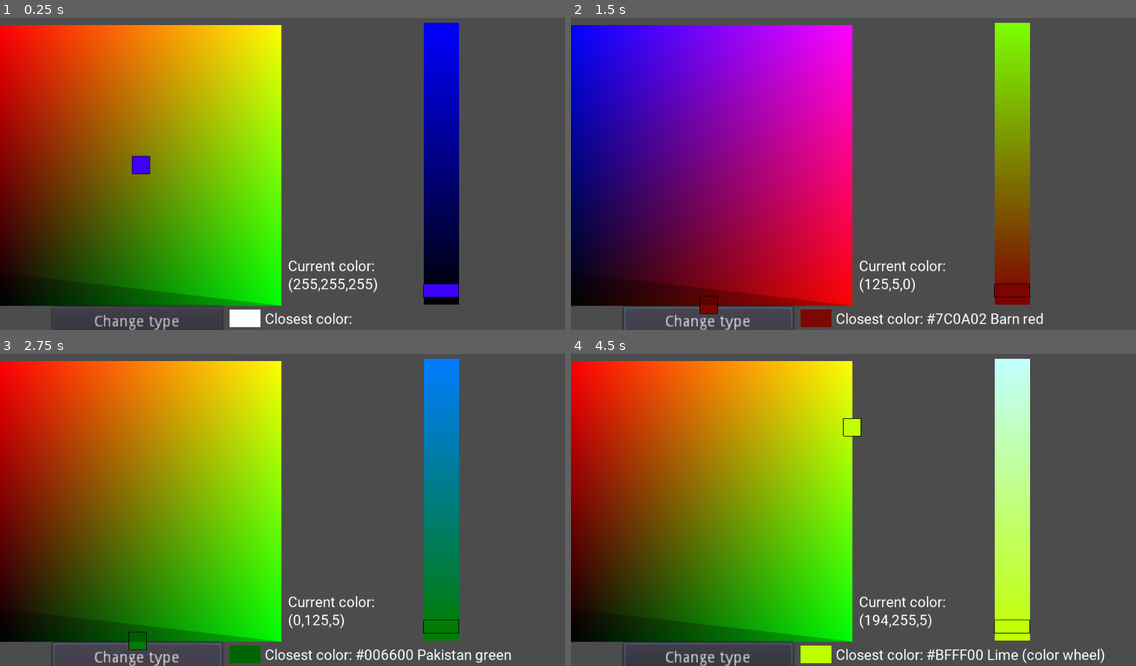
Above: before the commit, frames 1-4 (two rows, left to right).
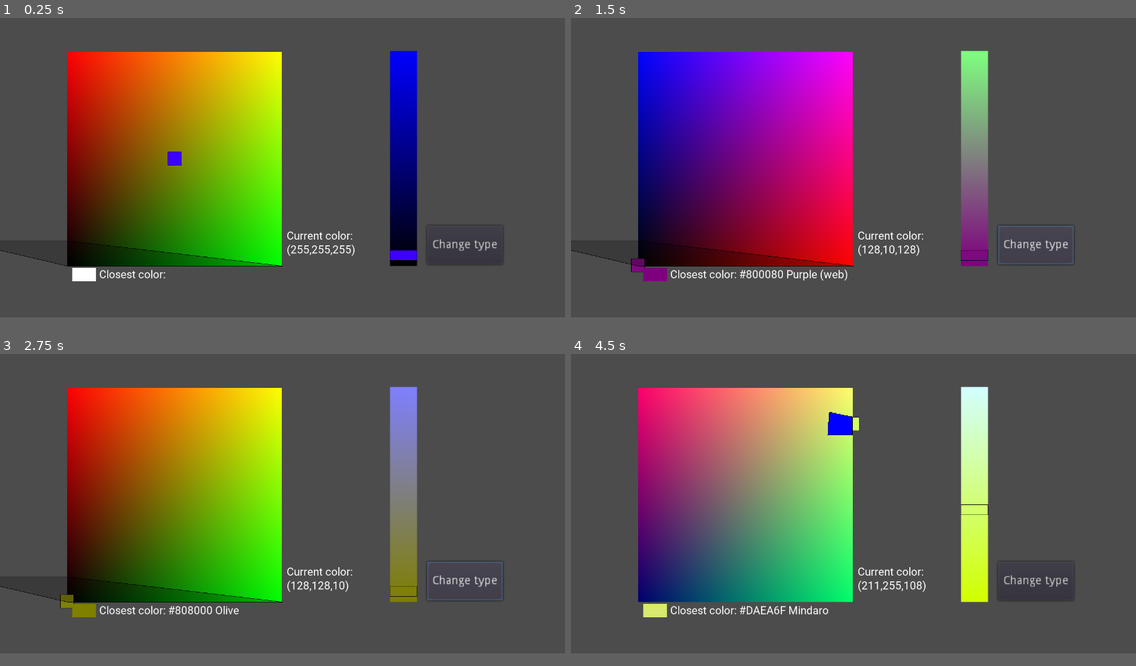
Above: after the commit, the same moments.

Repository: AntonBogun/Fancy-Color-Picker
Game: Godot game, scene res://Bruh.tscn
Two runs of this game, one before a commit and one after it. Both use one fixed random seed, a clock stepped at 60 frames per second and the inputs below. The engine's default icon, where the game draws it, is replaced by a stand-in: a white triangle on a blue panel in a dark square.
Inputs (mouse positions are in pixels of both pictures, inside the frame that each line leads up to):
- Up to frame 1 (0.25 s): no input
- Up to frame 2 (1.5 s): click "Change type" at 0.5 s; click "Change type" at 1.25 s
- Up to frame 3 (2.75 s): click "Change type" at 2 s
- Up to frame 4 (4.5 s): tap Enter at 2.75, 4.25 s; move the mouse to (977, 485) at 2.77 s; press the mouse at (977, 485) at 2.78 s; tap Space at 3.5 s; move the mouse to (740, 516) at 3.52 s; release the mouse at (740, 516) at 3.53 s; click (740, 516) at 3.6 s; move the mouse to (910, 428) at 4.27 s; press the mouse at (910, 428) at 4.28 s
In our replay, the window is 800x468 before the commit and 800x450 after it. These sizes can differ from the game's own. Grey fills any space a smaller window leaves; there, only what the larger window draws over its background counts as a difference.

The runs differ from the first frame. In frame 1, 47% of the frame differs, in the area x 0-89%, y 1-100%; in frame 2, 48%; in frame 3, 48%; in frame 4, 56%, in the area x 0-95%, y 1-100%.

Commit message:
Learning about Threads

Diff:
--- a/2dcolor.gd
+++ b/2dcolor.gd
@@ -54,23 +54,11 @@
 #pos2=max,max
 #(bottom left, top right in cartesian; in bad computer scale top left, bottom right
 func ifinbox(pos, pos1, pos2):
-	return (pos2.x>=pos.x && pos.x>=pos1.x && pos2.y>=pos.y && pos.y>=pos1.y);
+	return (pos2.x>=pos.x && pos.x>=pos1.x && pos2.y>=pos.y && pos.y>=pos1.y)
 func forceinbox(pos,pos1,pos2):
 	return Vector2(min(max(pos.x,pos1.x),pos2.x),min(max(pos.y,pos1.y),pos2.y))
 
-func colorsize(pos,size,args):
-	var colorif = funcref(self,"colorif")
-	return influence.forinbox(pos,size,colorif,args)
 
-func colorif(pos,args):
-	var _slider = args[0]
-	var prevname=args[1]
-	#var type = args[2]
-	#colorarray = smh and search for change, then add and shit and yeah
-	var iff=colr.ColorClosestSearch(pos.x,pos.y,_slider)==prevname
-	var inbox=ifinbox(Vector2(int(pos.x),int(pos.y)),Vector2(),Vector2(255,255))
-	#bruh
-	return inbox and iff
 
 
 
@@ -88,6 +76,9 @@
 var prevmouse=Vector2()
 var mouseraw=Vector2()
 var mousepos=Vector2()
+
+func ToInt(flot):
+	return int(round(flot))
 
 func _process(_delta):
 	i-=int(i>0)
@@ -154,9 +145,9 @@
 			r=b
 			b=g
 			g=_r
-		r=floor(r)
-		g=floor(g)
-		b=floor(b)
+		r=round(r)
+		g=round(g)
+		b=round(b)
 		#move the color picker+set color+ display current closest color
 		$Colorpick.position=Vector2(mousepos.x,255-mousepos.y)-Vector2(128,128)
 		$Colorpick.color=Color(r/255,g/255,b/255,1)
@@ -171,51 +162,28 @@
 		$VSlider.material.set_shader_param("gre",g)
 		$VSlider.material.set_shader_param("blu",b)
 
-		if(i==0 && msif &&Input.is_action_pressed("mouse_left"))and false:
-			$Polygon2D.test()
 
 
 
-#		if(i==0 && ok &&Input.is_action_pressed("mouse_left")):
-#			i=10
-#			var x=int(mousepos.y)
-#			var y=int(mousepos.x)
-#
-#			var name =colr.colorclosestsearch(x,y,slider)
-#			var colorsize = funcref(self,"colorsize")
-#			var arr=[]
-#			var col_i=0.0
-#
-#			for _col_i in 2:
-#
-#				col_i=float(pow(3,2-_col_i))
-#				arr = influence.new(Vector2(x,y),col_i,colorsize,[slider,name])
-#
-#				if arr[0]==null:
-#					pass
-#				else:
-#					break
-#
-#			while col_i>2:
-#				arr=influence.expand(arr,colorsize,col_i,[slider,name])
-#				if col_i>4:
-#					arr=influence.divid(arr,col_i)
-#				col_i=col_i/3
-#			$Polygon2D.color=colr.ColorNameToColor(name)
-#			$Polygon2D.polygon=arr
+		if(i==0 && msif &&Input.is_action_pressed("mouse_left")):
+			i=30
+			var _x=round(r)
+			var _y=round(g)
+			var _slider=round(b)
+			var name = colr.ColorClosestSearch(_x,_y,_slider)
+			var arr=colr.ColorInfluence(Vector2(_x,_y),_slider)
+			$Polygon2D.color=Color(0,0,1,1)#colr.ColorNameToColor(name)
+#			var _arr =[]
+#			for n in floor(arr.size()/2):
+#				_arr.append(arr[n])
+#			print(_arr)
+#			_arr.clear()
+#			for n in ceil(arr.size()/2):
+#				_arr.append(arr[n+floor(arr.size()/2)])
+			print(arr)
+#			_arr.clear()
+			for pos in arr.size():
 
-#
-#				pass
-			#-1.do when Slider or type changed value
-			#0. repeat 1-4 for every 32 pixels
-			#1.Find color at point
-			#2.new() until size=1
-			#3.loop divid(3n)>expand(n) until n=1
-			#4.outline() and neatify()
-			#5.use fail revenge system to do 3 (without divid, and starting at 1) and 4 for all fails
-
-
-
-
-
+				arr[pos]=Vector2(arr[pos].y,arr[pos].x)
+			$Polygon2D.polygon=arr
 	#print(OS.get_ticks_usec()) #how to get time passed
--- a/Bruh.tscn
+++ b/Bruh.tscn
@@ -9,6 +9,7 @@
 [ext_resource path="res://Fonts/Roboto/ControlsRoboto.tres" type="DynamicFont" id=7]
 [ext_resource path="res://testloldeletelater.gd" type="Script" id=8]
 [ext_resource path="res://icon.png" type="Texture" id=9]
+[ext_resource path="res://ColorInfluence.gd" type="Script" id=10]
 
 [sub_resource type="ShaderMaterial" id=1]
 
@@ -53,10 +54,10 @@
 
 [node name="Button" type="Button" parent="Camera2D/HUE"]
 material = SubResource( 1 )
-margin_left = -79.5
-margin_top = 128.5
-margin_right = 73.5
-margin_bottom = 156.5
+margin_left = 300.0
+margin_top = 80.0
+margin_right = 390.0
+margin_bottom = 126.0
 text = "Change type"
 __meta__ = {
 "_edit_use_anchors_": false
@@ -65,9 +66,9 @@
 [node name="VSlider" type="VSlider" parent="Camera2D/HUE"]
 material = ExtResource( 4 )
 margin_left = 256.0
-margin_top = -128.667
+margin_top = -128.0
 margin_right = 272.0
-margin_bottom = 127.333
+margin_bottom = 128.0
 rect_scale = Vector2( 2, 1 )
 max_value = 255.0
 value = 5.0
@@ -90,10 +91,10 @@
 Width = 1.0
 
 [node name="ClosestColorLabel" type="RichTextLabel" parent="Camera2D/HUE"]
-margin_left = 111.919
-margin_top = 132.027
-margin_right = 709.919
-margin_bottom = 170.027
+margin_left = -90.0
+margin_top = 130.0
+margin_right = 868.0
+margin_bottom = 168.0
 rect_scale = Vector2( 0.5, 0.5 )
 custom_fonts/normal_font = ExtResource( 7 )
 text = "Closest color:"
@@ -115,7 +116,7 @@
 }
 
 [node name="ColorShow" type="Polygon2D" parent="Camera2D/HUE"]
-position = Vector2( 111.919, 131.73 )
+position = Vector2( -90, 130 )
 scale = Vector2( 0.5, 0.5 )
 polygon = PoolVector2Array( -8, 0, -64, 0, -64, 32, -8, 32 )
 
@@ -124,6 +125,7 @@
 scale = Vector2( 1, -1 )
 color = Color( 0, 0, 0, 0.239216 )
 polygon = PoolVector2Array( 0, 0, 256, 0, 0, 30, -128, 30 )
+script = ExtResource( 10 )
 
 [node name="Sprite" type="Sprite" parent="Camera2D/HUE"]
 material = SubResource( 3 )
--- a/COLOR.gd
+++ b/COLOR.gd
@@ -599,55 +599,6 @@
 func ___COLOR_FUNCTIONS___():
 	return true
 
-
-
-func StringInvert(string):
-	#honestly idk why this isnt a built in func but its not
-	var s=str(string)
-	var temp = "a"
-	var l = s.length()-1
-	for i in range(floor(s.length()/2)):
-		temp=string[i]
-		string[i]=string[l]
-		string[l]=temp
-		l-=1
-	return string
-
-
-
-func HexToInt (hx):
-	#self explanatory
-	var hex=str(hx).to_upper()
-	var final = 0
-	for i in hex.length():
-		var ch=ord(hex[hex.length()-1-i])
-
-		#48-58 = 0-9
-		#65-70 = A-F = 10-15
-		final+=((ch-48)*int(ch<58)+(ch-55)*int(ch>64))*pow(16,i)
-	return final
-
-
-
-func IntToHex(i):
-	#also self explanatory
-	var _i=float(i)
-	var step=0
-	var hex=""
-	while i>1:
-		_i=_i/16
-		if _i<1:
-			var k =pow(16,step)
-			var n=int(floor(float(i)/k))
-			i-=n*k
-			_i=float(i)
-			hex+=char(n+48+7*int(n>9))
-			step=0
-			continue
-		step+=1
-	return hex
-
-
 func ColorNameToColor(C):
 	if C.length()>7:
 		C=C[1]+C[2]+C[3]+C[4]+C[5]+C[6]
@@ -677,51 +628,22 @@
 	var pos = Vector3(HexToInt(hx[1]+hx[2]),HexToInt(hx[3]+hx[4]),HexToInt(hx[5]+hx[6]))
 	return pos
 
-func ClosestColorSearch(r,g,b):
-	#yes, that did happen
-	return ColorClosestSearch(r,g,b)
-
 class sort:
 	static func sort_dist(a,b):
 		if a[1]<b[1]:
 			return true
 		return false
 
-
-#explanatory
-func DistToBox(pos,pos1,pos2):
-	var x = max(max(pos1.x-pos.x,pos.x-pos2.x),0)
-	var y = max(max(pos1.y-pos.y,pos.y-pos2.y),0)
-	var z = max(max(pos1.z-pos.z,pos.z-pos2.z),0)
-	return pow(x,2)+pow(y,2)+pow(z,2)
-
-
-#create array of cube of sectors with hole specificed by delete
-#include dist to sector
-func ColorSearchBoxMaker(center,color,size,delete):
-	var r=color[0]
-	var g=color[1]
-	var b=color[2]
-	var sectors=[]
-	for i1 in range(center.x-size,center.x+size):
-		if (0>i1 or i1>7):
-			continue
-		for i2 in range(center.y-size,center.y+size):
-			if (0>i2 or i2>7):
-				continue
-			for i3 in range(center.z-size,center.z+size):
-				var cvoid=!(i1>delete or i1<-delete) and !(i2>delete or i2<-delete) and !(i3>delete or i3<-delete)
-				if (0>i3 or i3>7)or cvoid:
-					continue
-				sectors.append([[i1,i2,i3],DistToBox(Vector3(r,g,b),Vector3(i1*32,i2*32,i3*32),Vector3(i1*32+31,i2*32+31,i3*32+31))])
-	return sectors
+func ClosestColorSearch(r,g,b):
+	#yes, that did happen
+	return ColorClosestSearch(r,g,b)
 
 func ColorClosestSearch(r,g,b):#0-255
 	#find closest color based on "chunks"
 	#doesnt use sqrt, i was smort even back then
-	r=min(max(int(r),0),255)
-	g=min(max(int(g),0),255)
-	b=min(max(int(b),0),255)
+	r=min(max(round(r),0),255)
+	g=min(max(round(g),0),255)
+	b=min(max(round(b),0),255)
 
 	var pos = Vector3(r,g,b)
 	var closest = pow(128,2)
@@ -750,19 +672,116 @@
 			break
 		size+=1
 		delete=size-1
-
-
 	return closestcol
 
-func ___INFLUENCE_FUNCTIONS___():
+
+func ___MISC_FUNCTIONS___():
 	return true
-
-func Dot(a,b):
-	return cos(a.angle_to(b))
+#honestly idk why this isnt a built in func but its not
+func StringInvert(string):
+
+	var s=str(string)
+	var temp = "a"
+	var l = s.length()-1
+	for i in range(floor(s.length()/2)):
+		temp=string[i]
+		string[i]=string[l]
+		string[l]=temp
+		l-=1
+	return string
+
+
+#explanatory
+func HexToInt (hx):
+
+	var hex=str(hx).to_upper()
+	var final = 0
+	for i in hex.length():
+		var ch=ord(hex[hex.length()-1-i])
+
+		#48-58 = 0-9
+		#65-70 = A-F = 10-15
+		final+=((ch-48)*int(ch<58)+(ch-55)*int(ch>64))*pow(16,i)
+	return final
+
+
+#explanatory
+func IntToHex(i):
+
+	var _i=float(i)
+	var step=0
+	var hex=""
+	while i>1:
+		_i=_i/16
+		if _i<1:
+			var k =pow(16,step)
+			var n=int(floor(float(i)/k))
+			i-=n*k
+			_i=float(i)
+			hex+=char(n+48+7*int(n>9))
+			step=0
+			continue
+		step+=1
+	return hex
+
+#explanatory
+func DistToBox(pos,pos1,pos2):
+	var x = max(max(pos1.x-pos.x,pos.x-pos2.x),0)
+	var y = max(max(pos1.y-pos.y,pos.y-pos2.y),0)
+	var z = max(max(pos1.z-pos.z,pos.z-pos2.z),0)
+	return pow(x,2)+pow(y,2)+pow(z,2)
+
+#explanatory
+func NewVec2(n):
+	return Vector2(n,n)
+func NewVec3(n):
+	return Vector3(n,n,n)
+
 #pos = position
 #pos1/2=first/second box edges
 #first pos at 0,0; second at +,+
-#all vec3
+func Vec2IfInBox(pos, pos1, pos2):
+	return (pos2.x>=pos.x && pos.x>=pos1.x && pos2.y>=pos.y && pos.y>=pos1.y)
+func Vec2IfInBoxExcluded(pos, pos1, pos2):
+	return (pos2.x>pos.x && pos.x>pos1.x && pos2.y>pos.y && pos.y>pos1.y)
+func Vec3IfInBox(pos, pos1, pos2):
+	return (pos2.x>=pos.x && pos.x>=pos1.x && pos2.y>=pos.y && pos.y>=pos1.y && pos2.z>=pos.z && pos.z>=pos1.z)
+func Vec3IfInBoxExcluded(pos, pos1, pos2):
+	return (pos2.x>pos.x && pos.x>pos1.x && pos2.y>pos.y && pos.y>pos1.y && pos2.z>pos.z && pos.z>pos1.z)
+
+
+#create array of cube of sectors with hole specificed by delete
+#include dist to sector
+#NOTE: range() is BAD and you need to do range(x,y+1) or else its gonna be 1 short...
+func ColorSearchBoxMaker(center,color,size,delete):
+	var r=color[0]
+	var g=color[1]
+	var b=color[2]
+	var sectors=[]
+	for i1 in range(center.x-size,center.x+size+1):
+		if (0>i1 or i1>7):
+			continue
+		for i2 in range(center.y-size,center.y+size+1):
+			if (0>i2 or i2>7):
+				continue
+			for i3 in range(center.z-size,center.z+size+1):
+				var cvoid=Vec3IfInBox(Vector3(i1,i2,i3),NewVec3(-delete),NewVec3(delete))
+				if (0>i3 or i3>7)or cvoid:
+					continue
+				sectors.append([[i1,i2,i3],DistToBox(Vector3(r,g,b),Vector3(i1*32,i2*32,i3*32),Vector3(i1*32+31,i2*32+31,i3*32+31))])
+	return sectors
+
+
+#product
+func Dot(a,b):
+	return cos(a.angle_to(b))
+
+func Mod(x,y):
+	return (x%y+y)%y
+
+func ___INFLUENCE_FUNCTIONS___():
+	return true
+
 
 
 # convert n to/from direction vector
@@ -787,6 +806,9 @@
 			var off=ceil(leng/2)*DirToV(i)
 			curr+=off*int(rule.call_func(curr+off,args))
 			leng=ceil(leng/2)
+		#check for edge-case of bumping into the edge, which allows AToB() to skip over the point
+		if(i%2==1 && rule.call_func(curr+DirToV(i+1),args) && rule.call_func(curr+DirToV(i-1),args)):
+			curr+=DirToV(i+1)
 		points.append(curr)
 	return points
 
@@ -849,11 +871,12 @@
 			arr2.append(cent)
 	return arr2
 
-func Mod(x,y):
-	return (x%y+y)%y
-
-func Influence(pos,slider):
-
-
-
-	pass
+func ColorIf(pos,args):
+	var slider = args[0]
+	var col=args[1]
+	return Vec3IfInBox(Vector3(pos.x,pos.y,slider),NewVec3(0),NewVec3(255)) and ColorClosestSearch(pos.x,pos.y,slider)==col
+
+func ColorInfluence(pos,slider):
+	var col = ColorClosestSearch(pos.x,pos.y,slider)
+	var rule = funcref(self,"ColorIf")
+	return Neatify(TraceShape(pos,rule,[slider,col]))
--- /dev/null
+++ b/ColorInfluence.gd
@@ -0,0 +1,19 @@
+extends Polygon2D
+
+
+export(Color) var OutLine = Color(0,0,0) setget set_color
+export(float) var Width = 1.0 setget set_width
+
+func _draw():
+	var poly = get_polygon()
+	for i in range(1 , poly.size()):
+		draw_line(poly[i-1] , poly[i], OutLine , Width)
+	draw_line(poly[poly.size() - 1] , poly[0], OutLine , Width)
+
+func set_color(color):
+	OutLine = color
+	update()
+
+func set_width(new_width):
+	Width = new_width
+	update()
--- a/project.godot
+++ b/project.godot
@@ -23,6 +23,11 @@
 colr="*res://COLOR.gd"
 influence="*res://Influence.gd"
 
+[display]
+
+window/size/width=1344
+window/size/height=756
+
 [global]
 
 vsync=false
--- a/testloldeletelater.gd
+++ b/testloldeletelater.gd
@@ -15,8 +15,11 @@
 func _ready():
 	rng.randomize()
 	#print(colr.Dot(Vector2(-1,-1),Vector2(1,-1)))
-	var pog=funcref(influence,"pogger")
-	print(colr.Neatify(colr.TraceShape(Vector2(20,5),pog,[0])))
+	#var pog=funcref(influence,"pogger")
+	#print(colr.Neatify(colr.TraceShape(Vector2(20,5),pog,[0])))
+	#print(colr.ColorInfluence(Vector2(175,225),5))
+	#print(range(1,3))
+
 	#print(OS.get_ticks_usec()) #how to get time passed
 
 
@@ -47,10 +50,10 @@
 	var prevname=args[1]
 	#var type = args[2]
 	#colorarray = smh and search for change, then add and shit and yeah
-	var iff=colr.colorclosestsearch(pos.x,pos.y,_slider)==prevname
-	var inbox=ifinbox(Vector2(int(pos.x),int(pos.y)),Vector2(),Vector2(255,255))
+	#var iff=colr.colorclosestsearch(pos.x,pos.y,_slider)==prevname
+	#var inbox=ifinbox(Vector2(int(pos.x),int(pos.y)),Vector2(),Vector2(255,255))
 	#bruh
-	return inbox and iff
+	#return inbox and iff
 
 
 func test():
Not shown: 1 places in Bruh.tscn that only renumber resources
